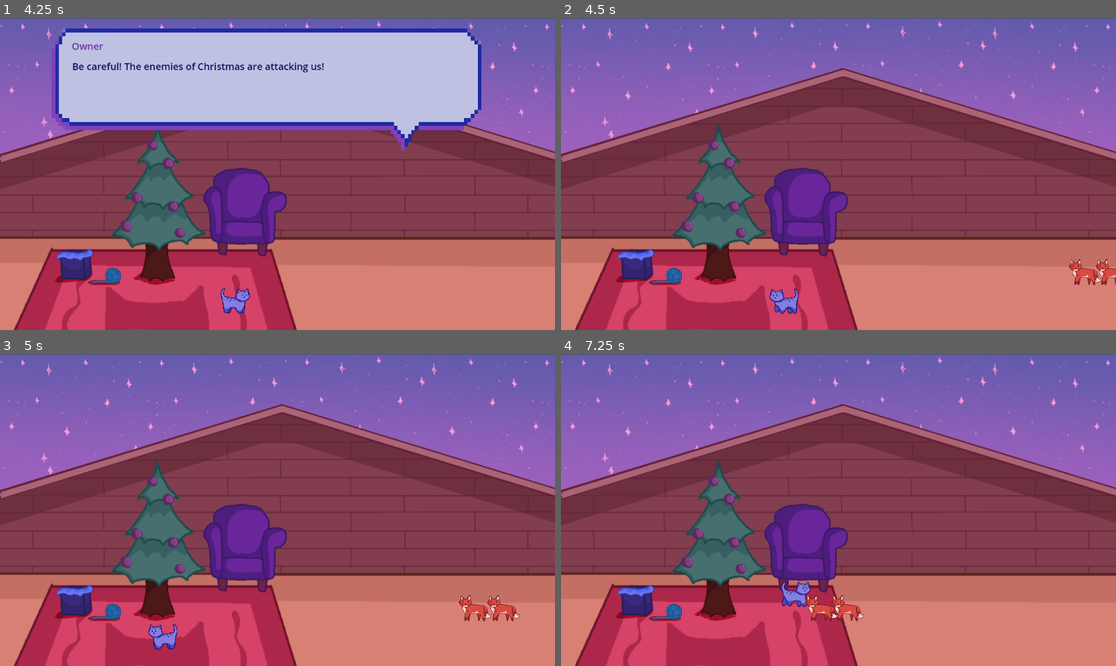
Above: before the commit, frames 1-4 (two rows, left to right).
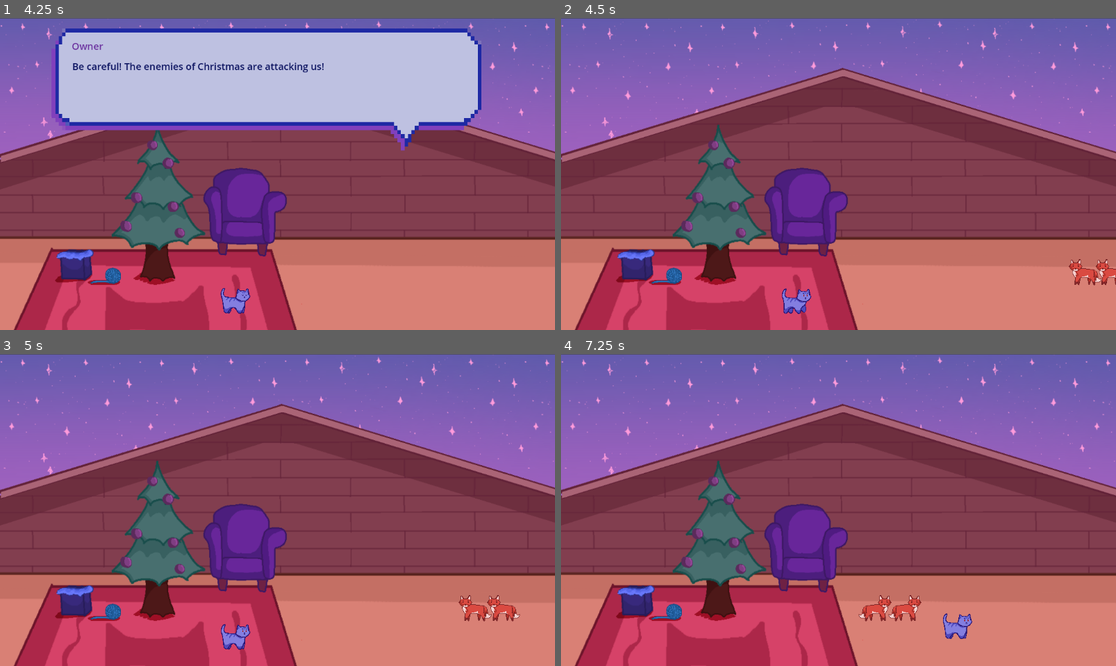
Above: after the commit, the same moments.

Repository: purple-affogato/magic-xmas-cat-game
Game: Godot game, scene res://past_level.tscn
The game is run twice, just before and just after one commit, with the same random seed, the same clock (stepped at 60 frames per second) and the same inputs. This scene is started directly instead of the project's main scene.
Inputs:
- Up to frame 1 (4.25 s): tap Enter (ui_accept) at 0.5, 0.77, 1.25, 1.52, 2, 2.75, 3.02, 3.5, 3.77 s; hold Right (ui_right) 0.53-1.28 s; tap Q (normal_attack, bound only after the commit) every 0.75 s from 0.6 to 3.6 s; hold Down (ui_down) 1.28-2.03 s; hold Right (ui_right) 2.03-2.78 s; hold Up (ui_up) 2.78-3.53 s; hold Left (ui_left) from 3.53 s (still down); tap W (skill, bound only after the commit) at 4.15 s
- Up to frame 2 (4.5 s): keep holding Left (ui_left); tap Enter (ui_accept) at 4.25 s; tap Q (normal_attack, bound only after the commit) at 4.35 s
- Up to frame 3 (5 s): keep holding Left (ui_left); tap Enter (ui_accept) at 4.52 s; tap E (special_skill, bound only after the commit) at 4.9 s
- Up to frame 4 (7.25 s): release Left (ui_left) at 5.03 s; hold Down (ui_down) 5.03-5.78 s; tap Q (normal_attack, bound only after the commit) at 5.1, 5.85, 6.6 s; hold Right (ui_right) 5.78-6.53 s; tap Enter (ui_accept) at 6.02, 6.77 s; hold Up (ui_up) from 6.53 s (still down)

Frame 1 is identical in both runs. In frame 2, 0.4% of the frame differs, in the area x 37-46%, y 86-95%; in frame 3, 0.6%; in frame 4, 1.5%, in the area x 39-75%, y 72-92%.

Commit message:
cat can now attack using keyboard

Diff:
--- a/cat.gd
+++ b/cat.gd
@@ -9,6 +9,9 @@
 var r
 var l
 var idle
+var normal
+var skill
+var special
 
 func get_input():
 	dir_cnt = 0
@@ -28,11 +31,27 @@
 	if Input.is_action_pressed("ui_right"):
 		r = true
 		dir_cnt += 1
+	if !is_attacking():
+		if Input.is_action_just_pressed("normal_attack"):
+			normal = true
+			$AnimatedSprite2D.play("Scratch")
+			idle = false
+		if Input.is_action_just_pressed("skill"):
+			skill = true
+			$AnimatedSprite2D.play("Tail Whip")
+			idle = false
+		if Input.is_action_just_pressed("special_skill"):
+			special = true
+			$AnimatedSprite2D.play("Fire")
+			idle = false
 
-
-func _physics_process(delta):
+func _physics_process(_delta):
 	get_input()
-	if dir_cnt > 2 or dir_cnt == 0 or (l == true and r == true) or (u == true and d == true):
+	handle_attack_animation()
+	print($AnimatedSprite2D.animation)
+	if is_attacking():
+		idle = false
+	elif dir_cnt > 2 or dir_cnt == 0 or (l == true and r == true) or (u == true and d == true):
 		idle = true
 	else:
 		idle = false
@@ -40,7 +59,7 @@
 		$AnimatedSprite2D.play('Idle')
 		velocity.x = 0
 		velocity.y = 0
-	else:
+	elif !is_attacking():
 		if r == true:
 			if flip:
 				scale.x = -1
@@ -69,3 +88,24 @@
 				velocity.y = SPEED * sqrt(0.5)
 		$AnimatedSprite2D.play("Walk")
 	move_and_slide()
+
+func  _ready():
+	normal = false
+	skill = false
+	special = false
+
+func is_attacking():
+	if normal or skill or special:
+		return true
+	return false
+
+func handle_attack_animation():
+	if $AnimatedSprite2D.frame_progress < 1.0:
+		return
+	if $AnimatedSprite2D.animation == "Scratch":
+		normal = false
+	elif $AnimatedSprite2D.animation == "Tail Whip":
+		skill = false
+	elif $AnimatedSprite2D.animation == "Fire":
+		special = false
+	$AnimatedSprite2D.play("Idle")
--- a/cat.tscn
+++ b/cat.tscn
@@ -106,7 +106,7 @@
 "duration": 1.0,
 "texture": SubResource("AtlasTexture_723ev")
 }],
-"loop": true,
+"loop": false,
 "name": &"Fire",
 "speed": 5.0
 }, {
@@ -134,7 +134,7 @@
 "duration": 5.0,
 "texture": SubResource("AtlasTexture_8ks50")
 }],
-"loop": true,
+"loop": false,
 "name": &"Scratch",
 "speed": 5.0
 }, {
@@ -151,7 +151,7 @@
 "duration": 1.0,
 "texture": SubResource("AtlasTexture_7w81v")
 }],
-"loop": true,
+"loop": false,
 "name": &"Tail Whip",
 "speed": 5.0
 }, {
@@ -185,7 +185,7 @@
 "duration": 1.0,
 "texture": SubResource("AtlasTexture_hsld8")
 }],
-"loop": true,
+"loop": false,
 "name": &"Water",
 "speed": 5.0
 }]
@@ -199,7 +199,9 @@
 [node name="AnimatedSprite2D" type="AnimatedSprite2D" parent="."]
 texture_filter = 1
 sprite_frames = SubResource("SpriteFrames_igjy3")
-animation = &"Idle"
+animation = &"Scratch"
+frame = 3
+frame_progress = 1.0
 
 [node name="CollisionShape2D" type="CollisionShape2D" parent="."]
 position = Vector2(-5.5, 4)
--- a/project.godot
+++ b/project.godot
@@ -15,6 +15,24 @@
 config/features=PackedStringArray("4.2", "GL Compatibility")
 config/icon="res://icon.svg"
 
+[input]
+
+normal_attack={
+"deadzone": 0.5,
+"events": [Object(InputEventKey,"resource_local_to_scene":false,"resource_name":"","device":-1,"window_id":0,"alt_pressed":false,"shift_pressed":false,"ctrl_pressed":false,"meta_pressed":false,"pressed":false,"keycode":0,"physical_keycode":81,"key_label":0,"unicode":113,"echo":false,"script":null)
+]
+}
+skill={
+"deadzone": 0.5,
+"events": [Object(InputEventKey,"resource_local_to_scene":false,"resource_name":"","device":-1,"window_id":0,"alt_pressed":false,"shift_pressed":false,"ctrl_pressed":false,"meta_pressed":false,"pressed":false,"keycode":0,"physical_keycode":87,"key_label":0,"unicode":119,"echo":false,"script":null)
+]
+}
+special_skill={
+"deadzone": 0.5,
+"events": [Object(InputEventKey,"resource_local_to_scene":false,"resource_name":"","device":-1,"window_id":0,"alt_pressed":false,"shift_pressed":false,"ctrl_pressed":false,"meta_pressed":false,"pressed":false,"keycode":0,"physical_keycode":69,"key_label":0,"unicode":101,"echo":false,"script":null)
+]
+}
+
 [rendering]
 
 renderer/rendering_method="gl_compatibility"
